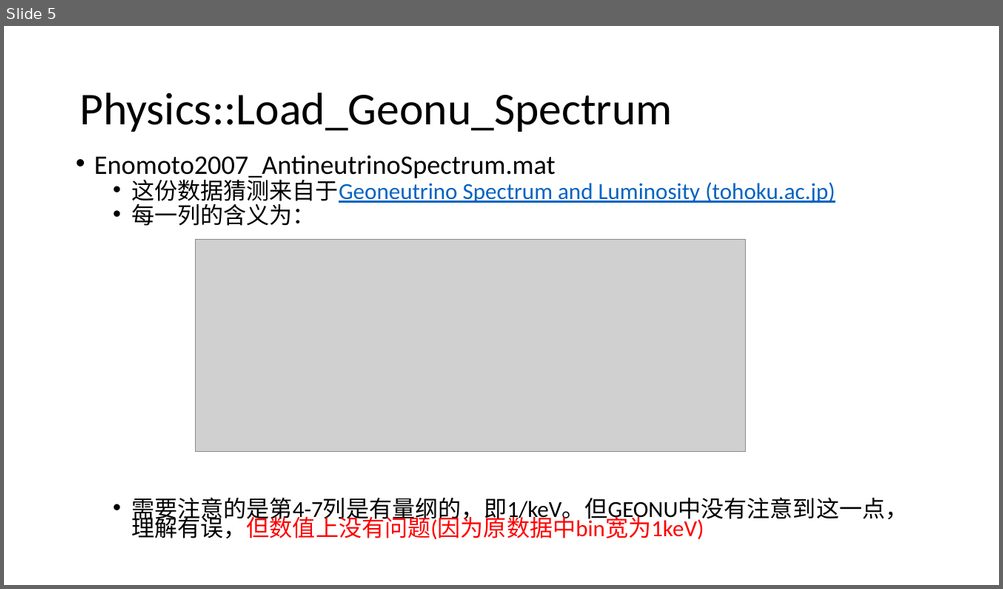
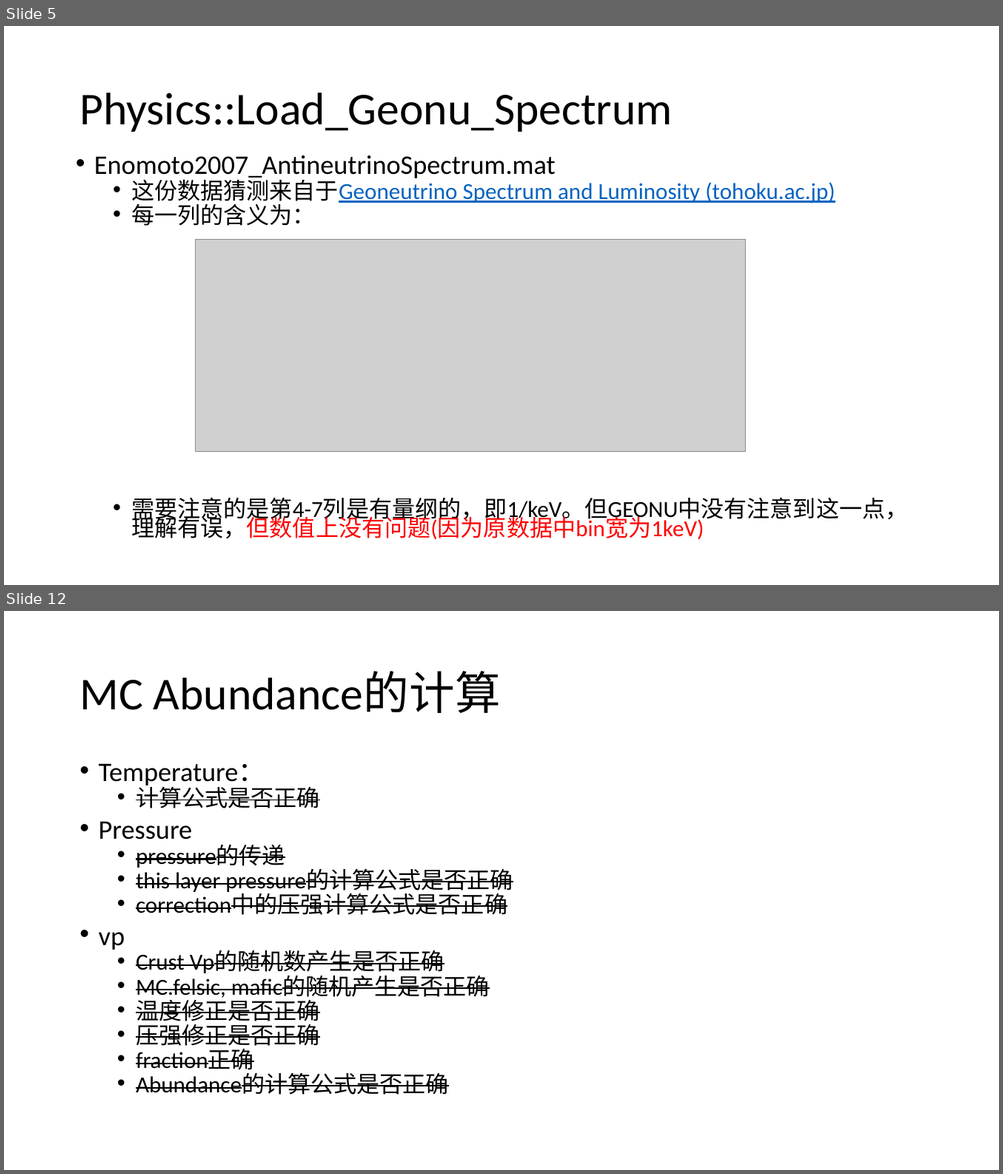
Before and after one commit to KyoChigo/Geo-nu_Simulation, a slide deck: Slides.pptx. Shown one above the other, each under a label of ours: slide 5 before the commit, slides 5 and 12 after it; the slides between them are not shown. The pictures are 1003x589 and 1003x1174 pixels, drawn with LibreOffice and Linux fonts; fonts in the diff are those of the drawing; grey boxes stand for pictures. Boxes give left, top, right and bottom in pixels: in the first picture for what was removed or moved away, otherwise in the second. Text is boxed around its words. In the diff, an @@ line names an element or a change of style, - is before the commit and + after.

Commit message:
上传备份，已完成Sediment、Crust的计算，检查通过

```diff
--- a/Slides.pptx
+++ b/Slides.pptx
@@ slide 12 added at (x1=4, y1=611, x2=999, y2=1170), background #FFFFFF @@
@@ title added at (x1=79, y1=672, x2=501, y2=713), 44 pt, text #000000 @@
+MC Abundance的计算
@@ text added at (x1=99, y1=763, x2=513, y2=1095), 22.2 pt, text #000000, strikethrough @@
+• Temperature：
+  • 计算公式是否正确
+• Pressure
+  • pressure的传递
+  • this layer pressure的计算公式是否正确
+  • correction中的压强计算公式是否正确
+• vp
+  • Crust Vp的随机数产生是否正确
+  • MC.felsic, mafic的随机产生是否正确
+  • 温度修正是否正确
+  • 压强修正是否正确
+  • fraction正确
+  • Abundance的计算公式是否正确
```
Also in this commit, not shown: 9 other slides added, 28 other files.
